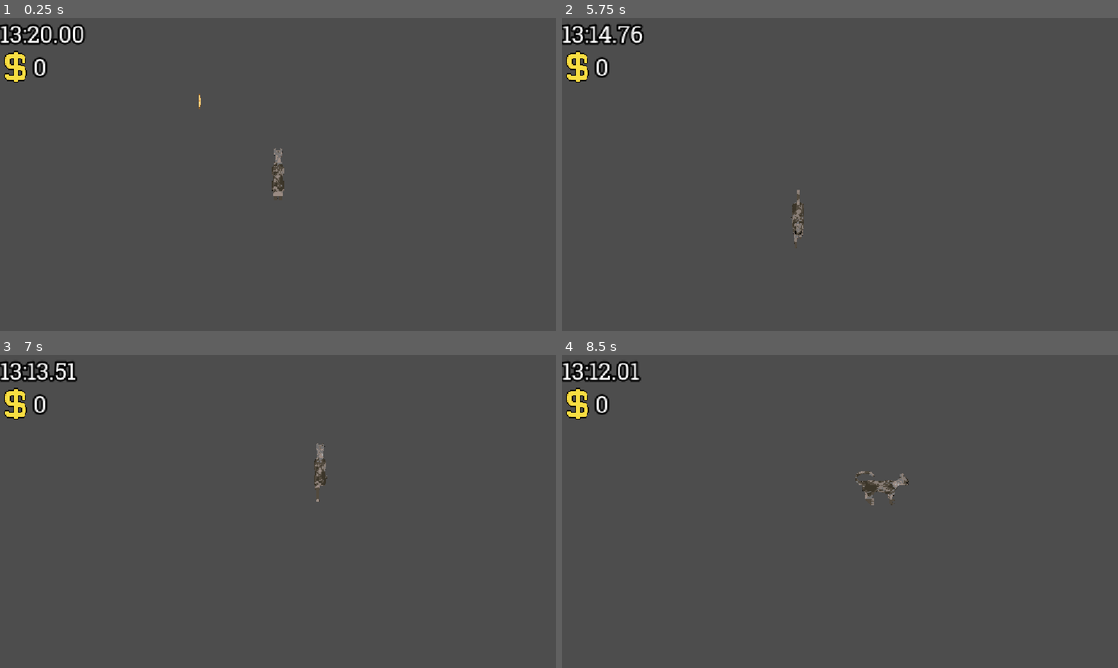
Above: before the commit, frames 1-4 (two rows, left to right).
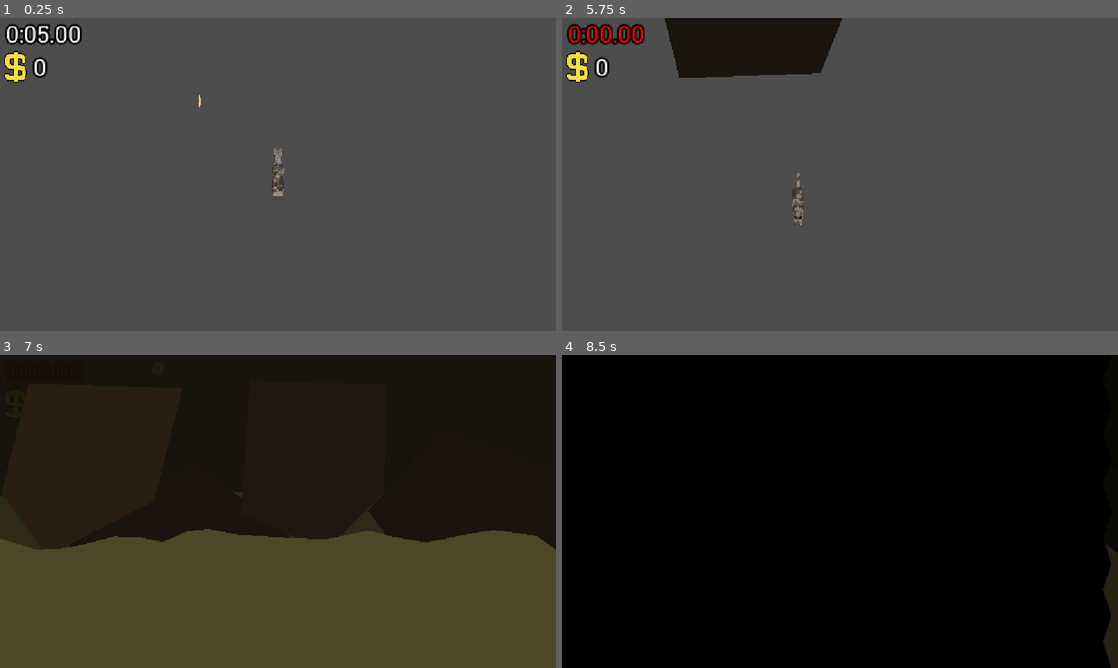
Above: after the commit, the same moments.

Repository: Emarald64/ancient-game-jam
Game: Godot game, scene res://source/main.tscn
The game is run twice, just before and just after one commit, with the same random seed, the same clock (stepped at 60 frames per second) and the same inputs.
Inputs (mouse positions are in pixels of both pictures, inside the frame that each line leads up to):
- Up to frame 1 (0.25 s): no input
- Up to frame 2 (5.75 s): hold D (move_right) 0.53-1.28 s; hold S (move_down) 1.28-2.03 s; hold D (move_right) 2.03-2.78 s; hold W (move_up) 2.78-3.53 s; hold A (move_left) 3.53-5.03 s; hold S (move_down) from 5.03 s (still down)
- Up to frame 3 (7 s): release S (move_down) at 5.78 s; hold D (move_right) 5.78-6.53 s; hold W (move_up) from 6.53 s (still down)
- Up to frame 4 (8.5 s): release W (move_up) at 7.28 s; hold D (move_right) 7.28-8 s; click (840, 580) at 8 s, where only the run after the commit has a clickable "Retry"

The runs differ from the first frame. In frame 1, 0.8% of the frame differs, in the area x 0-16%, y 2-9%; in frame 2, 6.2%; in frame 3, 100%, in the area x 0-100%, y 0-100%; in frame 4, 100%.

Commit message:
fix money counter at low money amounts and high fps and made the retry button restart the game

Diff:
--- a/project.godot
+++ b/project.godot
@@ -13,6 +13,7 @@
 config/name="Ancient Game Jam"
 run/main_scene="uid://dut4kwctm6nl"
 config/features=PackedStringArray("4.7", "GL Compatibility")
+run/max_fps=60
 config/icon="res://icon.svg"
 
 [autoload]
--- a/source/main.tscn
+++ b/source/main.tscn
@@ -9,6 +9,7 @@
 [ext_resource type="PackedScene" uid="uid://b01h4mwxfmumd" path="res://source/pickups/base_pickup.tscn" id="4_s8x7u"]
 [ext_resource type="PackedScene" uid="uid://jw2l3450taoy" path="res://source/ui/death_screen.tscn" id="5_1elff"]
 [ext_resource type="Script" uid="uid://bjl68sof7gcws" path="res://source/pickups/money_pickup.gd" id="6_s8x7u"]
+[ext_resource type="PackedScene" uid="uid://dyaer2q370u5u" path="res://source/ui/screen_wipe.tscn" id="7_d5d55"]
 [ext_resource type="PackedScene" uid="uid://c00mqs60qi573" path="res://source/pickups/coin.tscn" id="8_rewae"]
 
 [node name="Main" type="Node2D" unique_id=1110147883]
@@ -38,6 +39,7 @@
 [node name="GameTimer" parent="UILayer/VBoxContainer" unique_id=926535582 instance=ExtResource("2_62cc7")]
 layout_mode = 2
 text = "1:00.00"
+time_left = 5.0
 
 [node name="MoneyCounter" parent="UILayer/VBoxContainer" unique_id=536954178 instance=ExtResource("3_c1q7g")]
 layout_mode = 2
@@ -45,6 +47,9 @@
 [node name="TimeOutAnimation" parent="UILayer" unique_id=603268710 instance=ExtResource("4_4naa1")]
 
 [node name="DeathScreen" parent="UILayer" unique_id=791762848 instance=ExtResource("5_1elff")]
+unique_name_in_owner = true
+
+[node name="ScreenWipe" parent="UILayer" unique_id=1574779303 instance=ExtResource("7_d5d55")]
 unique_name_in_owner = true
 
 [node name="TileMapLayer" type="TileMapLayer" parent="." unique_id=1317110864]
--- a/source/ui/death_screen.gd
+++ b/source/ui/death_screen.gd
@@ -4,7 +4,7 @@
 const DEATH_MESSAGES={
 	DAMAGE_TYPE.timeout:"You ran out of time...",
 	DAMAGE_TYPE.arrow:"You were shot by an arrow...",
-	DAMAGE_TYPE.unknown:"Your death was lost to time..."
+	DAMAGE_TYPE.unknown:"You were lost to time..."
 }
 
 func appear(damage_type:=DAMAGE_TYPE.unknown):
--- a/source/ui/death_screen.tscn
+++ b/source/ui/death_screen.tscn
@@ -90,7 +90,7 @@
 theme_override_font_sizes/font_size = 64
 metadata/_edit_use_anchors_ = true
 
-[node name="Button" type="Button" parent="." unique_id=271287176]
+[node name="RetryButton" type="Button" parent="." unique_id=271287176]
 layout_mode = 1
 anchors_preset = 7
 anchor_left = 0.5
@@ -108,3 +108,5 @@
 
 [node name="AnimationPlayer" type="AnimationPlayer" parent="." unique_id=476545155]
 libraries/ = SubResource("AnimationLibrary_raqh1")
+
+[connection signal="pressed" from="RetryButton" to="." method="restart"]
--- a/source/ui/money_counter.gd
+++ b/source/ui/money_counter.gd
@@ -6,7 +6,7 @@
 
 func _process(delta: float) -> void:
 	if displayed_money<total_money:
-		displayed_money=mini(total_money,int(displayed_money+count_speed*delta))
+		displayed_money=mini(total_money,displayed_money+maxi(int(count_speed*delta),1))
 		%Label.text=format_money(displayed_money)
 
 func add_money(amount:int):
